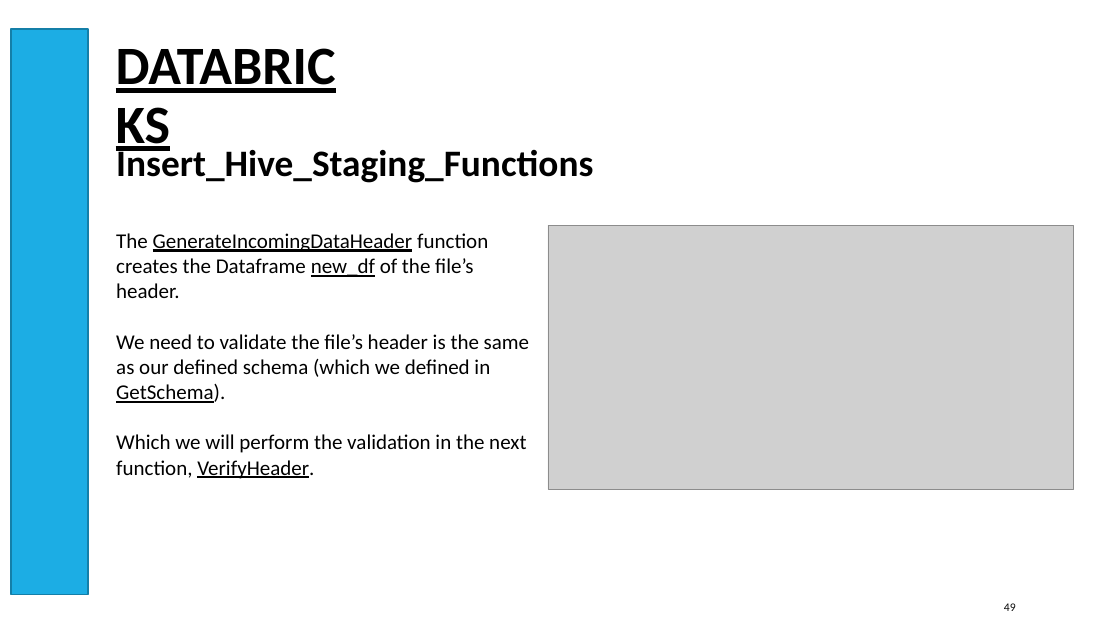
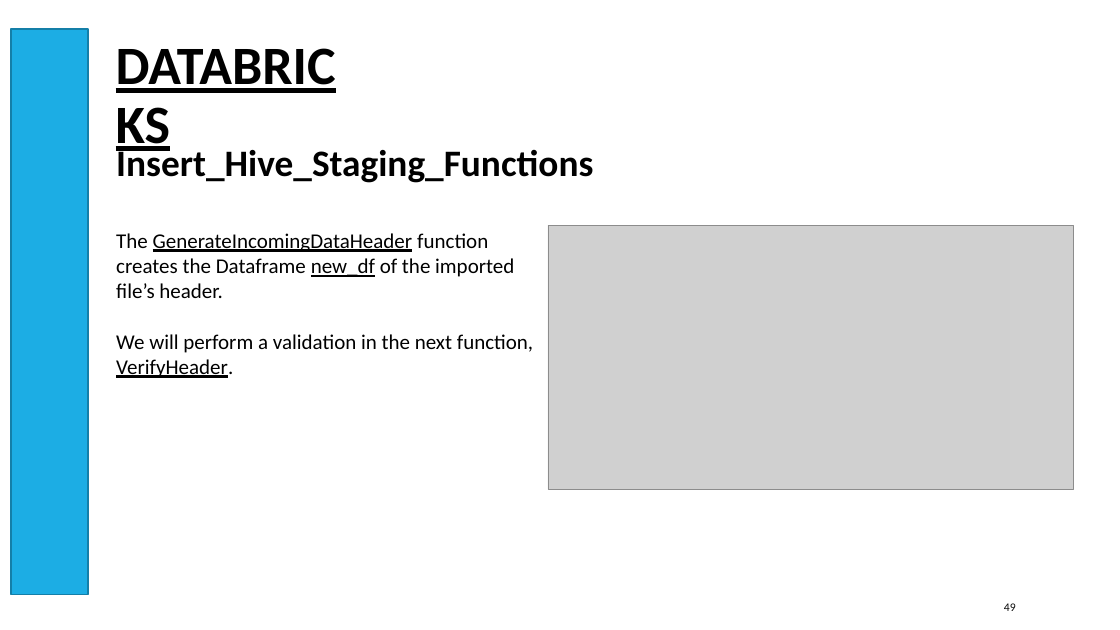
Before and after one commit to smpetersgithub/AdvancedSQLPuzzles, a slide deck: slide 49 of Suppliers and Parts Hive Demo/Azure Databricks Spark Hive Demo Powerpoint.pptx. Drawn at 1120x630 pixels with LibreOffice and Linux fonts; fonts in the diff are those of the drawing; grey boxes stand for pictures. Boxes give left, top, right and bottom in pixels: in the first picture for what was removed or moved away, otherwise in the second. Text is boxed around its words. In the diff, an @@ line names an element or a change of style, - is before the commit and + after.

```diff
--- a/Suppliers and Parts Hive Demo/Azure Databricks Spark Hive Demo Powerpoint.pptx
+++ b/Suppliers and Parts Hive Demo/Azure Databricks Spark Hive Demo Powerpoint.pptx
@@ text at (x1=116, y1=233, x2=533, y2=378): text changed @@
-The GenerateIncomingDataHeader function creates the Dataframe new_df of the file’s header.
-We need to validate the file’s header is the same as our defined schema (which we defined in GetSchema).
-Which we will perform the validation in the next function, VerifyHeader.
+The GenerateIncomingDataHeader function creates the Dataframe new_df of the imported file’s header.
+We will perform a validation in the next function, VerifyHeader.
```
Also in this commit, not shown: 3 other slides changed.
